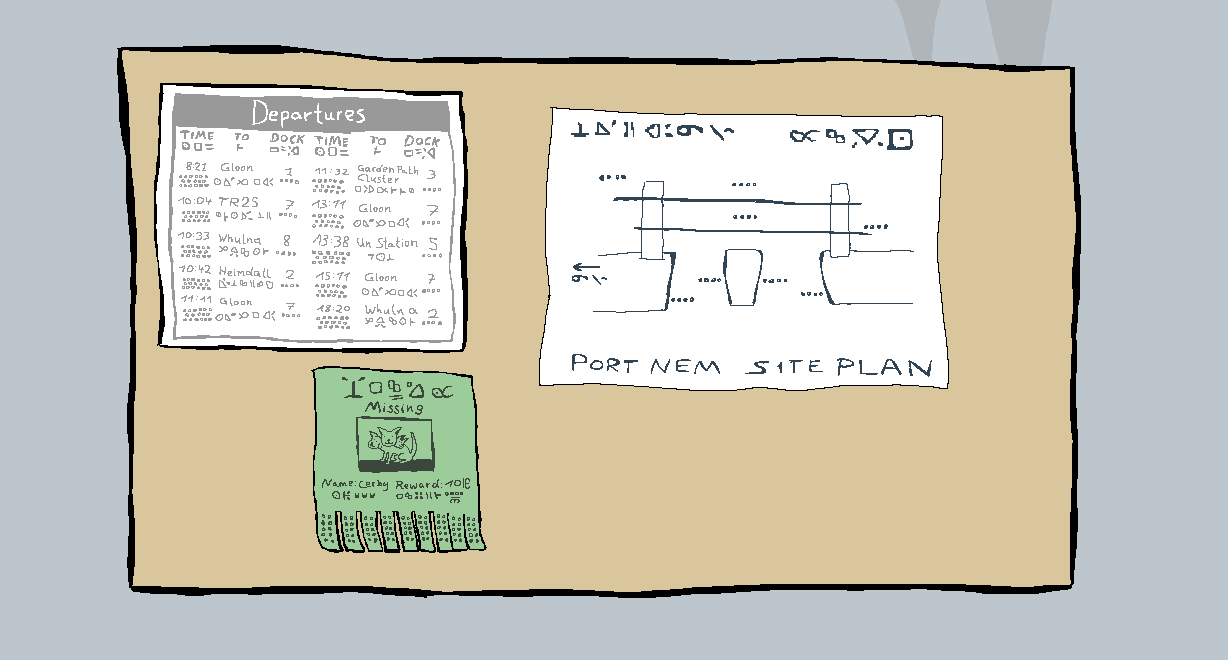
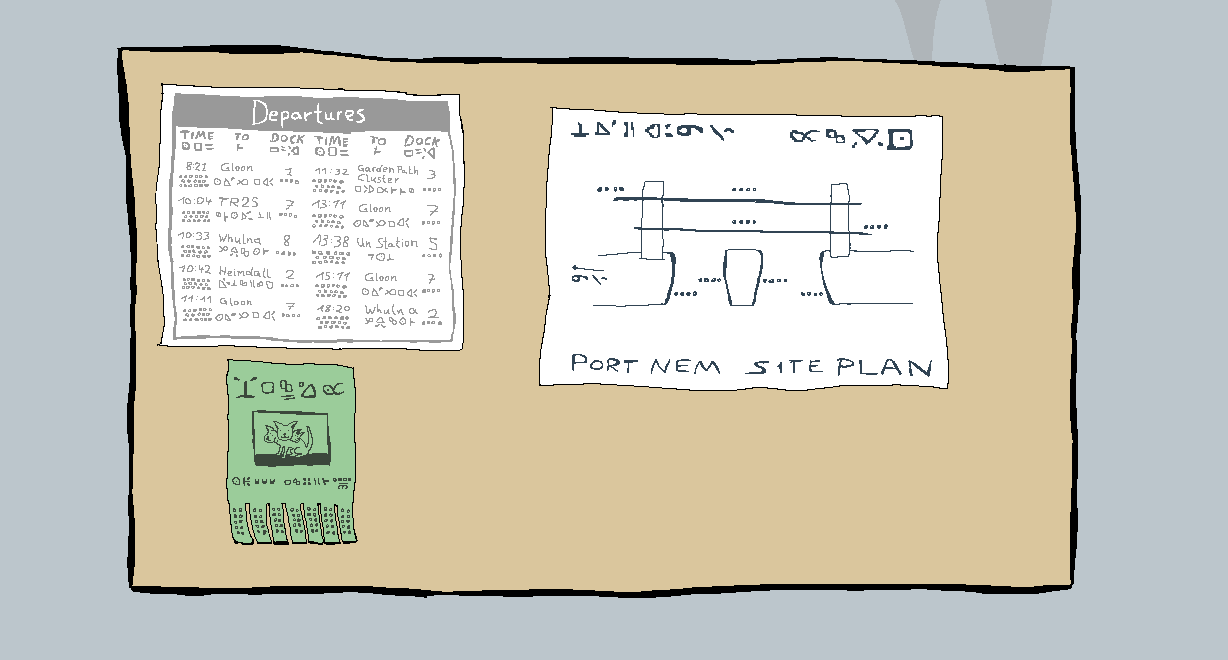
Layer changes from the first 1228 x 660 image to the second:
added group "Layer Group" with 2 layers above "Layer Group #1" over [572, 175, 763, 313]
moved "Layer #6" into group "Layer Group", painted on it over [572, 175, 763, 313]
moved "Layer #5" into group "Layer Group" over [572, 175, 763, 313]
painted on "Layer #4" over [227, 376, 479, 552]
painted on "Layer #3" over [226, 359, 487, 553]
painted on "Pasted Layer #1" over [154, 83, 468, 354]
